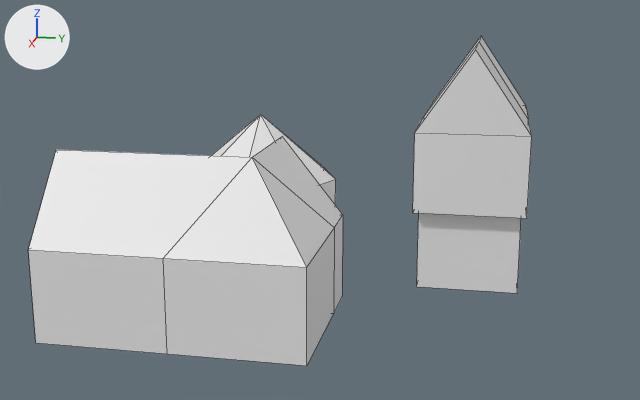
The Blender file Assets/Models/buildings.blend, before and after one commit.
The view is the same before and after, from a camera (50 mm lens) standing at (4.07, 2.18, 2.53) and looking at (-3.05, 0.76, 0.75). Lighting does not change. The marker at upper left points along +X, +Y and +Z. Mesh edges are drawn as thin lines.

Objects in the first picture: 'house2', 'house3', 'house_roof'.
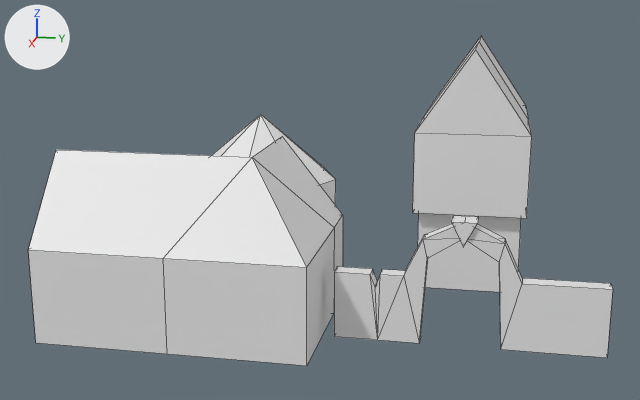
Pixel boxes [x1, y1, x2, y2] of what changed, in the pictures (640 x 400 px):
```json
{"object": "gate", "change": "added", "after": [334, 215, 613, 358]}
```

Scene script edits in JSON lines:
```json
{"op": "add", "block": "me_cube_002", "code": ["me_cube_002 = bpy.data.meshes.new('Cube.002')", "me_cube_002.from_pydata(...)  # 42 vertices, 46 faces; spans x -0.09..0.09, y -0.91..1.01, z 0.0..0.92"]}
{"op": "add", "block": "ob_gate", "code": ["ob_gate = bpy.data.objects.new('gate', me_cube_002)", "ob_gate.location = (-2.0, 2.0, 0.0)"]}
```
